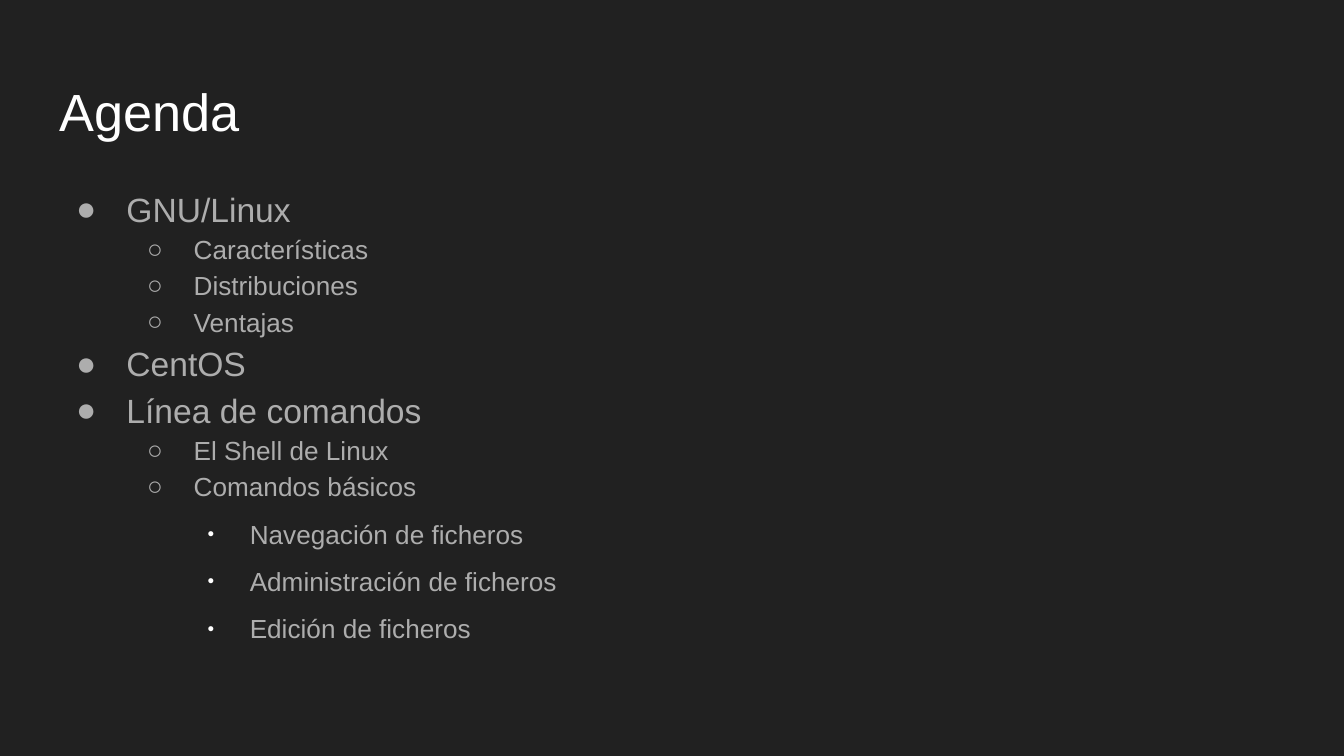
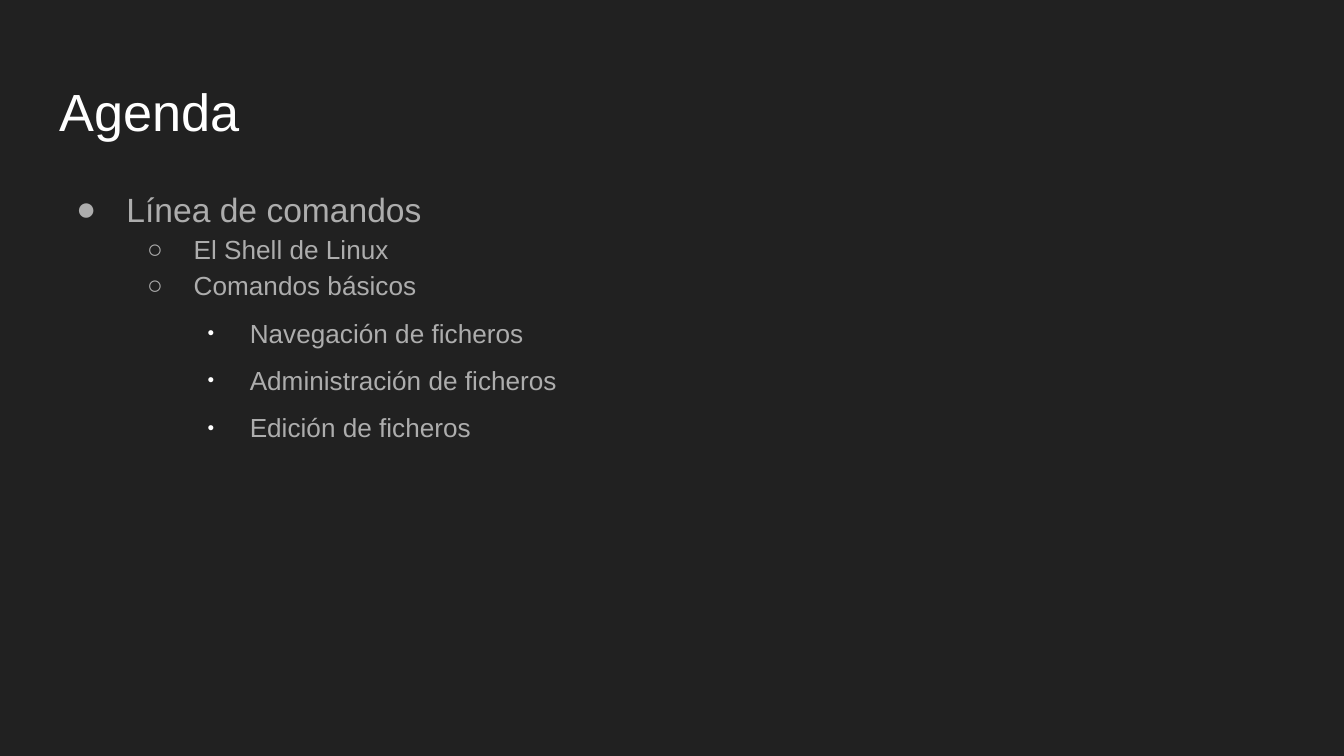
Before and after one commit to tabris2015/LNX101_102, a slide deck: slide 2 of slides/Sesion6.odp. Drawn at 1344x756 pixels with LibreOffice and Linux fonts; fonts in the diff are those of the drawing. Boxes give left, top, right and bottom in pixels: in the first picture for what was removed or moved away, otherwise in the second. Text is boxed around its words. In the diff, an @@ line names an element or a change of style, - is before the commit and + after.

```diff
--- a/slides/Sesion6.odp
+++ b/slides/Sesion6.odp
@@ text at <box>126,197,368,377</box>: paragraphs removed @@
-● GNU/Linux
-  ○ Características
-  ○ Distribuciones
-  ○ Ventajas
-● CentOS
```
Also in this commit, not shown: 1 other slide changed, 7 slides removed, 1 other file.
